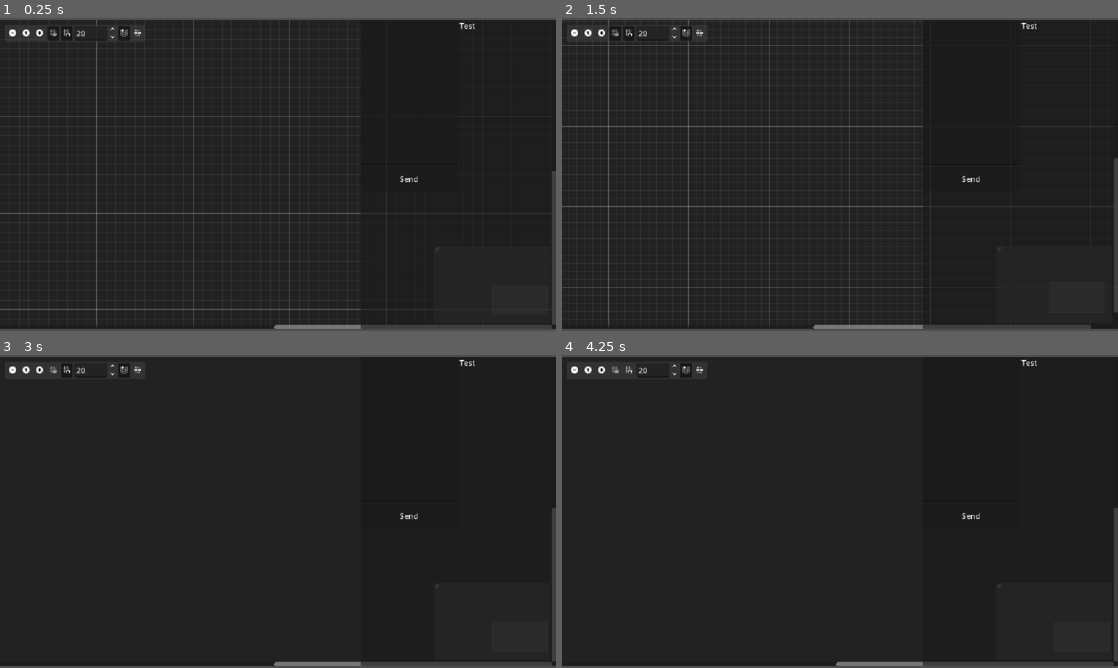
Above: before the commit, frames 1-4 (two rows, left to right).
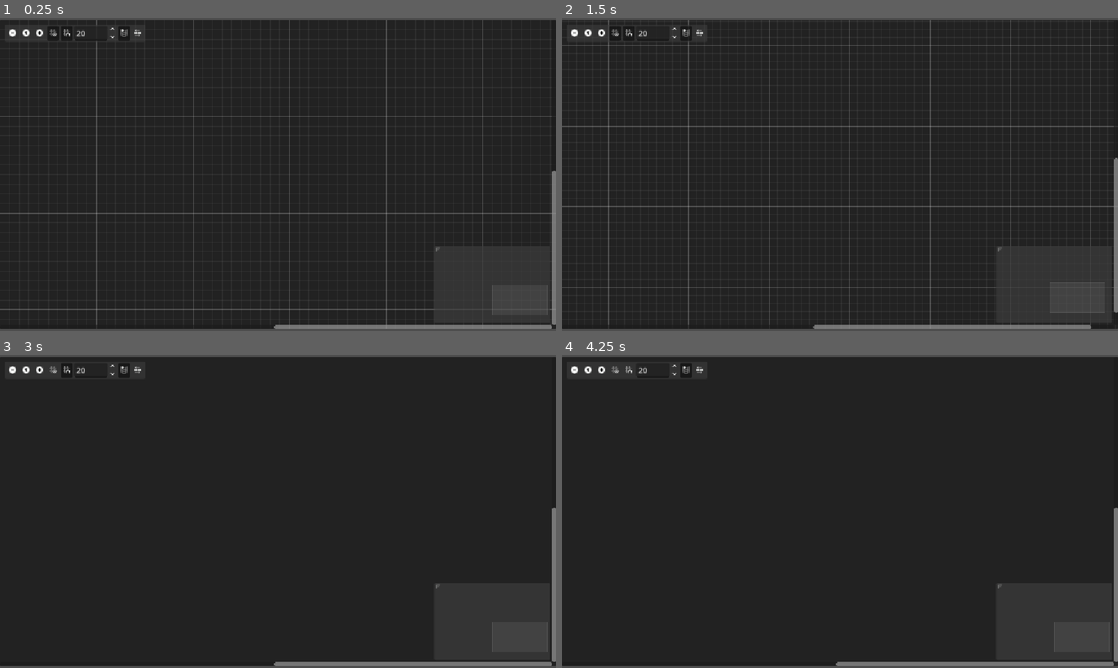
Above: after the commit, the same moments.

Repository: Digital-Decade/ARCHA
Game: Godot game, scene res://Host.tscn
The game is run twice, just before and just after one commit, with the same random seed, the same clock (stepped at 60 frames per second) and the same inputs.
Inputs (mouse positions are in pixels of both pictures, inside the frame that each line leads up to):
- Up to frame 1 (0.25 s): no input
- Up to frame 2 (1.5 s): click (973, 177) at 0.5 s, where only the run before the commit has a clickable "Send"; click (573, 33) at 1.25 s
- Up to frame 3 (3 s): click (38, 370) at 2 s; click (55, 370) at 2.75 s
- Up to frame 4 (4.25 s): click (628, 370) at 3.5 s

The runs differ from the first frame. In frame 1, 1.9% of the frame differs, in the area x 64-100%, y 0-100%; in frame 2, 2.1%; in frame 3, 0.9%; in frame 4, 0.9%.
Error after the commit: Parse Error: Cannot find member "static_func_bro" in base "Orchestrator". (res://Core)

Commit message:
Lil improvements, confused about data travel structure & addressing

Diff:
--- a/Core systems 2.0/Orchestrator.gd
+++ b/Core systems 2.0/Orchestrator.gd
@@ -1,12 +1,13 @@
 extends RefCounted
 class_name Orchestrator
 
-var packet_bay: Array[Packet]
-
-static func poke():
-	print("Orchestrator poked")
+var wire_data
 
 func build_packet():
+	var packet := Packet.new()
+	packet
+
+func handle_ui_data() -> void:
 	pass
 
 func handle_packet(packet: Packet) -> void:
@@ -16,6 +17,5 @@
 func check_ready_packets() -> void:
 	pass
 
-
-static func run(composition: Composition) -> void:
+func run(nodule: Nodule, packet: Packet) -> void:
 	pass
--- a/Core systems 2.0/Ports.gd
+++ b/Core systems 2.0/Ports.gd
@@ -1,7 +1,5 @@
 extends RefCounted
 class_name Ports
-
-enum Direction { IN, OUT, SIDE }
 
 var _inputs: Array[Port] = []
 var _outputs: Array[Port] = []
@@ -12,12 +10,10 @@
 class Port:
 	var _label: String
 	var _type: Variant.Type
-	var _direction: Direction
 
-	func _init(label: String, type: Variant.Type, direction: Direction) -> void:
+	func _init(label: String, type: Variant.Type) -> void:
 		_label = label
 		_type = type
-		_direction = direction
 
 
 class UIPropertyAddress:
@@ -25,14 +21,12 @@
 	var _property_name: StringName
 	var _label: String
 	var _type: Variant.Type
-	var _direction: Direction
 
-	func _init(object_reference: Node, property_name: StringName, label: String, direction: Direction) -> void:
+	func _init(object_reference: Node, property_name: StringName, label: String) -> void:
 		_object_reference = object_reference
 		_property_name = property_name
 		_label = label
 		_type = typeof(object_reference.get(property_name))
-		_direction = direction
 
 class FinishSignal:
 	var _object_reference: Node
@@ -50,12 +44,12 @@
 
 
 func open_input(label: StringName, type: int) -> Port:
-	var port := Port.new(label, type, Direction.IN)
+	var port := Port.new(label, type)
 	_inputs.append(port)
 	return port
 
 func open_output(label: StringName, type: int) -> Port:
-	var port := Port.new(label, type, Direction.OUT)
+	var port := Port.new(label, type)
 	_outputs.append(port)
 	return port
 
@@ -71,4 +65,4 @@
 	ui_object_reference: Node,
 	change_signal: StringName
 ) -> void:
-	ui_object_reference.connect(change_signal, Orchestrator.poke)
+	ui_object_reference.connect(change_signal, Orchestrator.static_func_bro)
--- a/Core systems 2.0/Data layouts/Address.gd
+++ b/Core systems/Data layouts/Address.gd
@@ -1,11 +1,11 @@
 extends Resource
 class_name Address
 
-enum Space {
+enum PortSpace {
 	NODULES,
 	WIDGETS
 }
 
 @export var nodule: int
-@export var port_space: Space
+@export var port_space: PortSpace
 @export var port: int
--- /dev/null
+++ b/Core systems/Data layouts/Wire data.gd
@@ -0,0 +1,2 @@
+extends Resource
+class_name WireData
--- a/Core systems 2.0/Widget.gd
+++ b/Core systems/Widget.gd
@@ -20,7 +20,7 @@
 		hbox.add_child(node)
 		_layout.add_child(hbox)
 
-func add_button(text: String) -> Button:
+func add_button(text: String = "Press me") -> Button:
 	var button := Button.new()
 	button.size_flags_horizontal = Control.SIZE_EXPAND_FILL
 	button.text = text
@@ -34,7 +34,7 @@
 	append_custom_controls(text_field, size)
 	return text_field
 
-func add_text_label(default_text: String) -> RichTextLabel:
+func add_text_label(default_text: String = "Default text") -> RichTextLabel:
 	var text_label := RichTextLabel.new()
 	text_label.text = default_text
 	text_label.fit_content = true
--- a/Main.gd
+++ b/Main.gd
@@ -12,4 +12,3 @@
 	var widgets = composition.nodes
 	drawer = Drawer.create(drawer_container)
 	Drawer.refresh(drawer, widgets)
-	Orchestrator.run(composition)
--- a/User/Compositions/Capitalizerr.tres
+++ b/User/Compositions/Capitalizerr.tres
@@ -1,11 +1,11 @@
 [gd_resource type="Resource" script_class="Composition" format=3 uid="uid://ck2nxeglp38s"]
 
-[ext_resource type="Script" uid="uid://27ghg2gq13d2" path="res://Core systems 2.0/Data layouts/Connections.gd" id="1_ho8d6"]
+[ext_resource type="Script" uid="uid://27ghg2gq13d2" path="res://Core systems/Data layouts/Connections.gd" id="1_ho8d6"]
 [ext_resource type="Script" uid="uid://mcaic67jrfjg" path="res://User/Nodules/Text input.gd" id="2_is0sr"]
-[ext_resource type="Script" uid="uid://ckr8jwkqi0dsp" path="res://Core systems 2.0/Data layouts/Address.gd" id="2_niy71"]
+[ext_resource type="Script" uid="uid://ckr8jwkqi0dsp" path="res://Core systems/Data layouts/Address.gd" id="2_niy71"]
 [ext_resource type="Script" uid="uid://bvrgnif1twitg" path="res://User/Nodules/Capitalize.gd" id="3_ho8d6"]
 [ext_resource type="Script" uid="uid://cyibm6pa80ulw" path="res://User/Nodules/Text viewer.gd" id="4_niy71"]
-[ext_resource type="Script" uid="uid://c38d13llfan2p" path="res://Core systems 2.0/Data layouts/Composition.gd" id="6_a15nt"]
+[ext_resource type="Script" uid="uid://c38d13llfan2p" path="res://Core systems/Data layouts/Composition.gd" id="6_a15nt"]
 
 [sub_resource type="Resource" id="Resource_g7b7a"]
 script = ExtResource("2_niy71")
--- a/User/Nodules/Capitalize.gd
+++ b/User/Nodules/Capitalize.gd
@@ -2,4 +2,5 @@
 
 static func function(packet: Packet) -> void:
 	var text: String = packet.get_input(0)
-	packet.set_output(0, text.to_upper())
+	text.to_upper()
+	packet.set_output(0, text)
--- a/User/Nodules/Text input.gd
+++ b/User/Nodules/Text input.gd
@@ -3,9 +3,10 @@
 static func interface(ports: Ports, widget: Widget) -> void:
 	var text_field = widget.add_text_field(6)
 	var button = widget.add_button("Send")
+	var input = ports.open_input(&"Text", TYPE_STRING)
+	ports.open_output(&"Text", TYPE_STRING)
 
-	ports.open_input(&"Text", TYPE_STRING)
-	ports.open_output(&"Text", TYPE_STRING)
+	ports.create_ui_emitter()
 
 static func function(packet: Packet) -> void:
 	var text: String = packet.read_input(0)
--- a/User/Nodules/Text viewer.gd
+++ b/User/Nodules/Text viewer.gd
@@ -2,12 +2,10 @@
 
 static func interface(ports: Ports, widget: Widget) -> void:
 	var text_label: RichTextLabel = widget.add_text_label("Test")
-
 	ports.open_input(&"Text", TYPE_STRING)
 	var output := ports.open_output(&"Text", TYPE_STRING)
 	ports.create_ui_receiver(output, text_label, &"text")
 
-
 static func function(packet: Packet) -> void:
 	var text: String = packet.read_input(0)
 	packet.write_output(0, text)
Renamed: Core systems 2.0/Data layouts/Address.gd.uid -> Core systems/Data layouts/Address.gd.uid
Renamed: Core systems 2.0/Data layouts/Composition.gd -> Core systems/Data layouts/Composition.gd
Renamed: Core systems 2.0/Data layouts/Composition.gd.uid -> Core systems/Data layouts/Composition.gd.uid
Renamed: Core systems 2.0/Data layouts/Connections.gd -> Core systems/Data layouts/Connections.gd
Renamed: Core systems 2.0/Data layouts/Connections.gd.uid -> Core systems/Data layouts/Connections.gd.uid
Not shown, added: Core systems/Data layouts/Wire data.gd.uid
Renamed: Core systems 2.0/Widget.gd.uid -> Core systems/Widget.gd.uid
